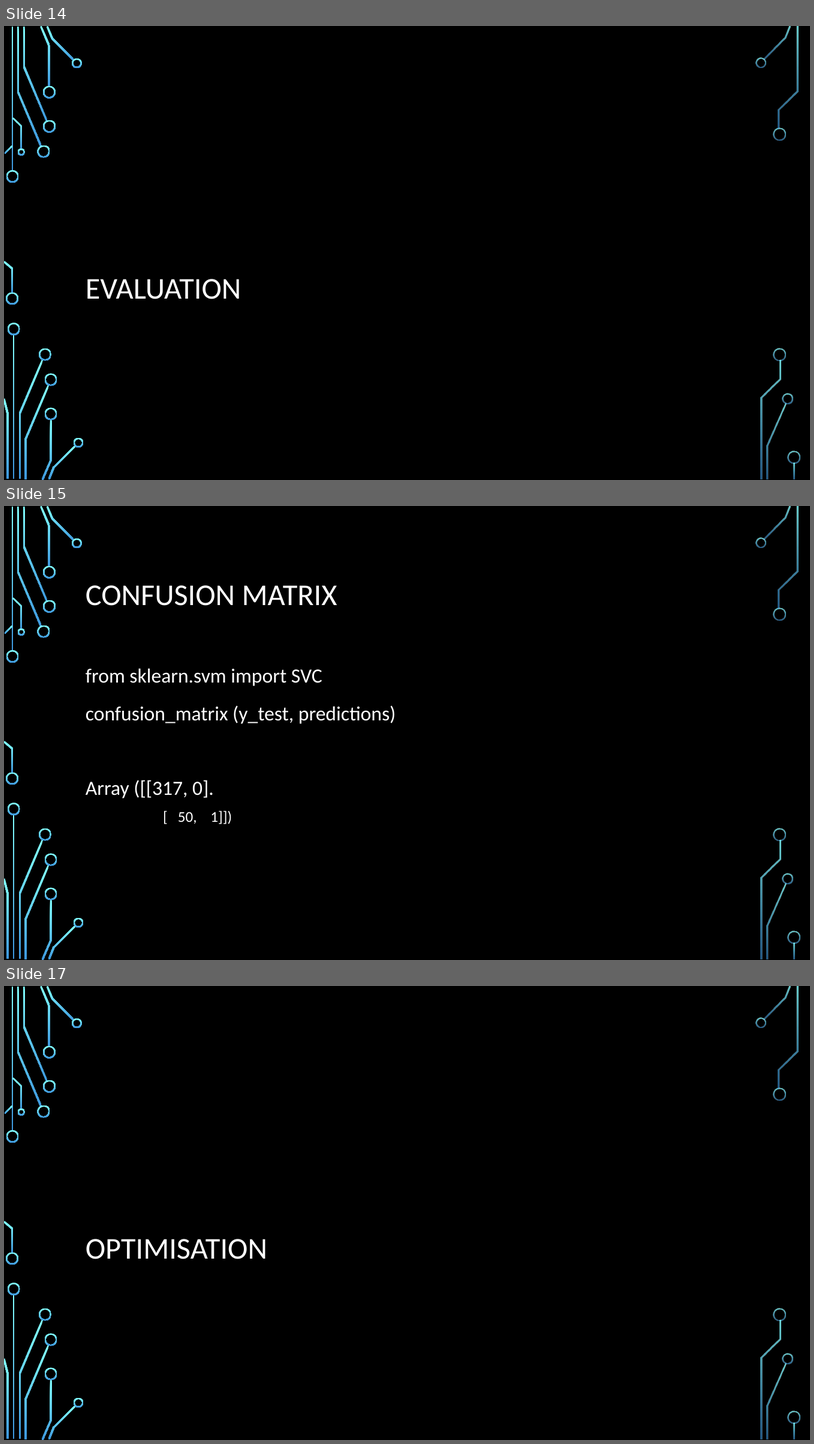
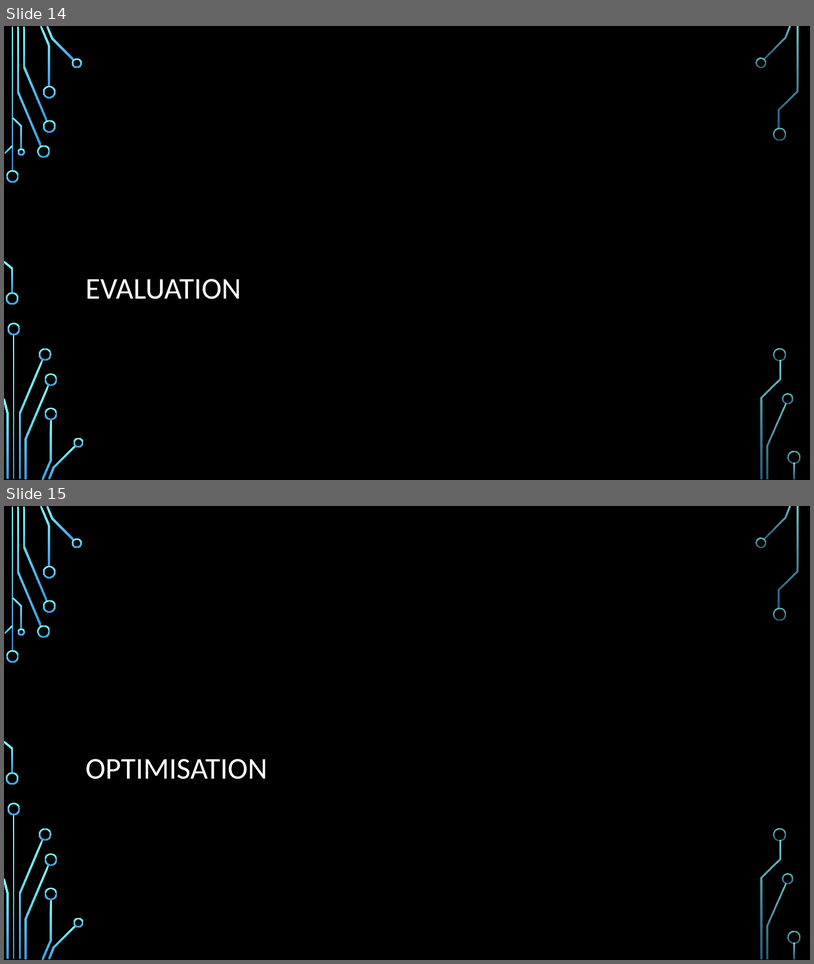
Before and after one commit to ddaniel2024/Project-4, a slide deck: Employee Attrition Prediction Presentation.pptx. Shown one above the other, each under a label of ours: slides 14, 15 and 17 before the commit, slides 14 and 15 after it; the slides between them are not shown. The pictures are 814x1444 and 814x964 pixels, drawn with LibreOffice and Linux fonts; fonts in the diff are those of the drawing; background and template pictures are left out. Boxes give left, top, right and bottom in pixels: in the first picture for what was removed or moved away, otherwise in the second. Text is boxed around its words. In the diff, an @@ line names an element or a change of style, - is before the commit and + after.

```diff
--- a/Employee Attrition Prediction Presentation.pptx
+++ b/Employee Attrition Prediction Presentation.pptx
@@ slide 15 removed at [4, 506, 810, 960], background picture (left out); not listed: 36 template elements that a slide beside it also shows @@
@@ title removed at [86, 585, 338, 606] @@
-CONFUSION MATRIX
@@ text removed at [86, 668, 396, 824] @@
-from sklearn.svm import SVC
-confusion_matrix (y_test, predictions)
-Array ([[317, 0].
-    [ 50, 1]])
@@ what was slide 17 is now slide 15 @@
```
Also in this commit, not shown: 3 slides added, 4 other slides removed, 1 other file.
